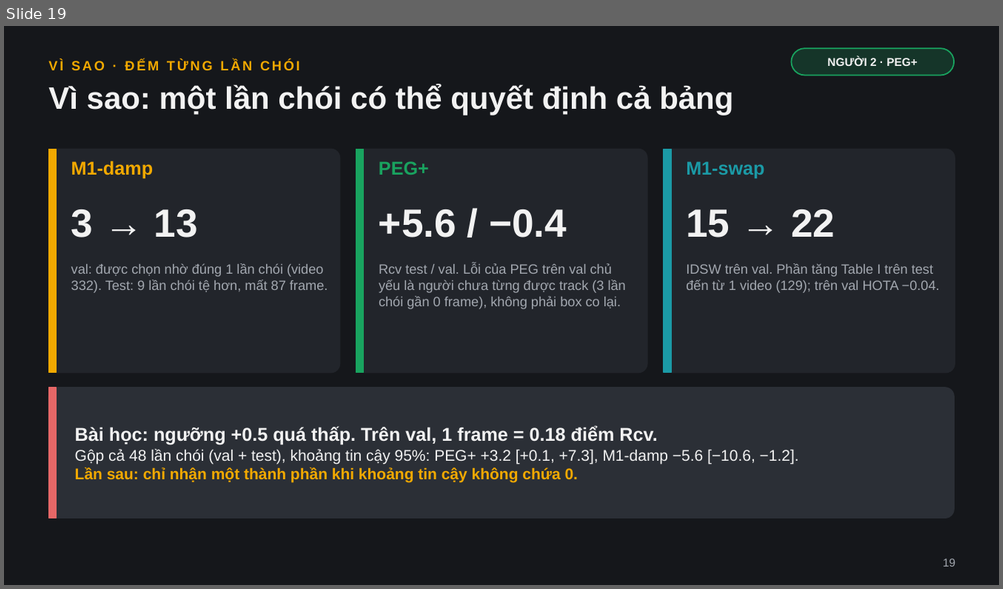
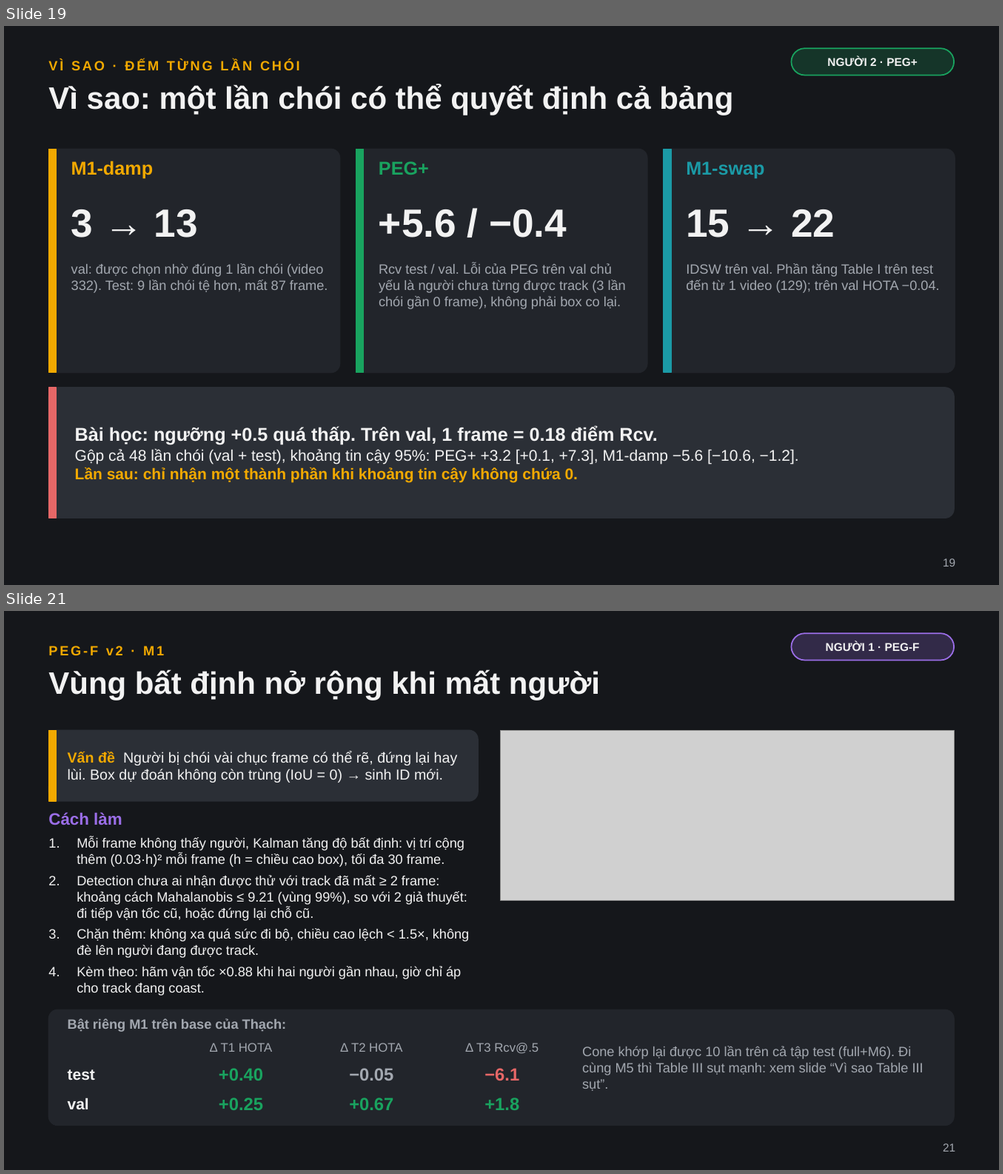
Before and after one commit to kain205/PEG, a slide deck: results/peg_f/PEG_F.pptx. Shown one above the other, each under a label of ours: slide 19 before the commit, slides 19 and 21 after it; the slides between them are not shown. The pictures are 1003x589 and 1003x1174 pixels, drawn with LibreOffice and Linux fonts; fonts in the diff are those of the drawing; grey boxes stand for pictures. Boxes give left, top, right and bottom in pixels: in the first picture for what was removed or moved away, otherwise in the second. Text is boxed around its words. In the diff, an @@ line names an element or a change of style, - is before the commit and + after.

```diff
--- a/results/peg_f/PEG_F.pptx
+++ b/results/peg_f/PEG_F.pptx
@@ slide 21 added at <box>4,611,999,1170</box>, background #15171B @@
@@ text added at <box>48,646,164,655</box>, 13 pt, text #F2A900, bold @@
+PEG-F v2 · M1
@@ rounded rectangle added at <box>791,633,954,661</box>, fill #9B6EE8 at 22% opacity, outline #9B6EE8 1.25 pt @@
@@ text added at <box>825,642,919,651</box>, 11 pt, text #F2F2F2, bold @@
+NGƯỜI 1 · PEG-F
@@ text added at <box>48,669,600,701</box>, 30 pt, text #F2F2F2, bold @@
+Vùng bất định nở rộng khi mất người
@@ rounded rectangle added at <box>48,730,478,801</box>, fill #2B2F36, outline #2B2F36 1 pt @@
@@ rectangle added at <box>48,730,57,801</box>, fill #F2A900, outline #F2A900 1 pt @@
@@ picture added at <box>500,730,954,900</box> @@
@@ text added at <box>68,752,458,783</box>, 14 pt, text #F2F2F2 @@
+Vấn đề Người bị chói vài chục frame có thể rẽ, đứng lại hay lùi. Box dự đoán không còn trùng (IoU = 0) → sinh ID mới.
@@ text added at <box>48,812,122,825</box>, 16 pt, text #9B6EE8, bold @@
+Cách làm
@@ text added at <box>77,837,469,996</box>, 13 pt, text #F2F2F2 @@
+1. Mỗi frame không thấy người, Kalman tăng độ bất định: vị trí cộng thêm (0.03·h)² mỗi frame (h = chiều cao box), tối đa 30 frame.
+2. Detection chưa ai nhận được thử với track đã mất ≥ 2 frame: khoảng cách Mahalanobis ≤ 9.21 (vùng 99%), so với 2 giả thuyết: đi tiếp vận tốc cũ, hoặc đứng lại chỗ cũ.
+3. Chặn thêm: không xa quá sức đi bộ, chiều cao lệch < 1.5×, không đè lên người đang được track.
+4. Kèm theo: hãm vận tốc ×0.88 khi hai người gần nhau, giờ chỉ áp cho track đang coast.
@@ rounded rectangle added at <box>48,1010,954,1126</box>, fill #22252B, outline #22252B 1 pt @@
@@ text added at <box>68,1019,287,1032</box>, 13 pt, text #A3A8B0, bold @@
+Bật riêng M1 trên base của Thạch:
@@ text added at <box>210,1043,272,1052</box>, 12 pt, text #A3A8B0 @@
+Δ T1 HOTA
@@ text added at <box>340,1043,402,1052</box>, 12 pt, text #A3A8B0 @@
+Δ T2 HOTA
@@ text added at <box>465,1043,538,1054</box>, 12 pt, text #A3A8B0 @@
+Δ T3 Rcv@.5
@@ text added at <box>582,1046,923,1091</box>, 13 pt, text #A3A8B0 @@
+Cone khớp lại được 10 lần trên cả tập test (full+M6). Đi cùng M5 thì Table III sụt mạnh: xem slide “Vì sao Table III sụt”.
@@ text added at <box>68,1070,95,1080</box>, 15 pt, text #F2F2F2, bold @@
+test
@@ text added at <box>219,1068,263,1081</box>, 17 pt, text #19A35F, bold @@
++0.40
@@ text added at <box>349,1068,393,1081</box>, 17 pt, text #A3A8B0, bold @@
+−0.05
@@ text added at <box>484,1068,519,1081</box>, 17 pt, text #E66767, bold @@
+−6.1
@@ text added at <box>68,1098,89,1110</box>, 15 pt, text #F2F2F2, bold @@
+val
@@ text added at <box>219,1098,263,1111</box>, 17 pt, text #19A35F, bold @@
++0.25
@@ text added at <box>349,1098,393,1111</box>, 17 pt, text #19A35F, bold @@
++0.67
@@ text added at <box>484,1098,519,1111</box>, 17 pt, text #19A35F, bold @@
++1.8
@@ text added at <box>942,1144,955,1152</box>, 11 pt, text #A3A8B0 @@
+21
```
Also in this commit, not shown: 2 slides changed, 12 other slides added, 21 other files.
